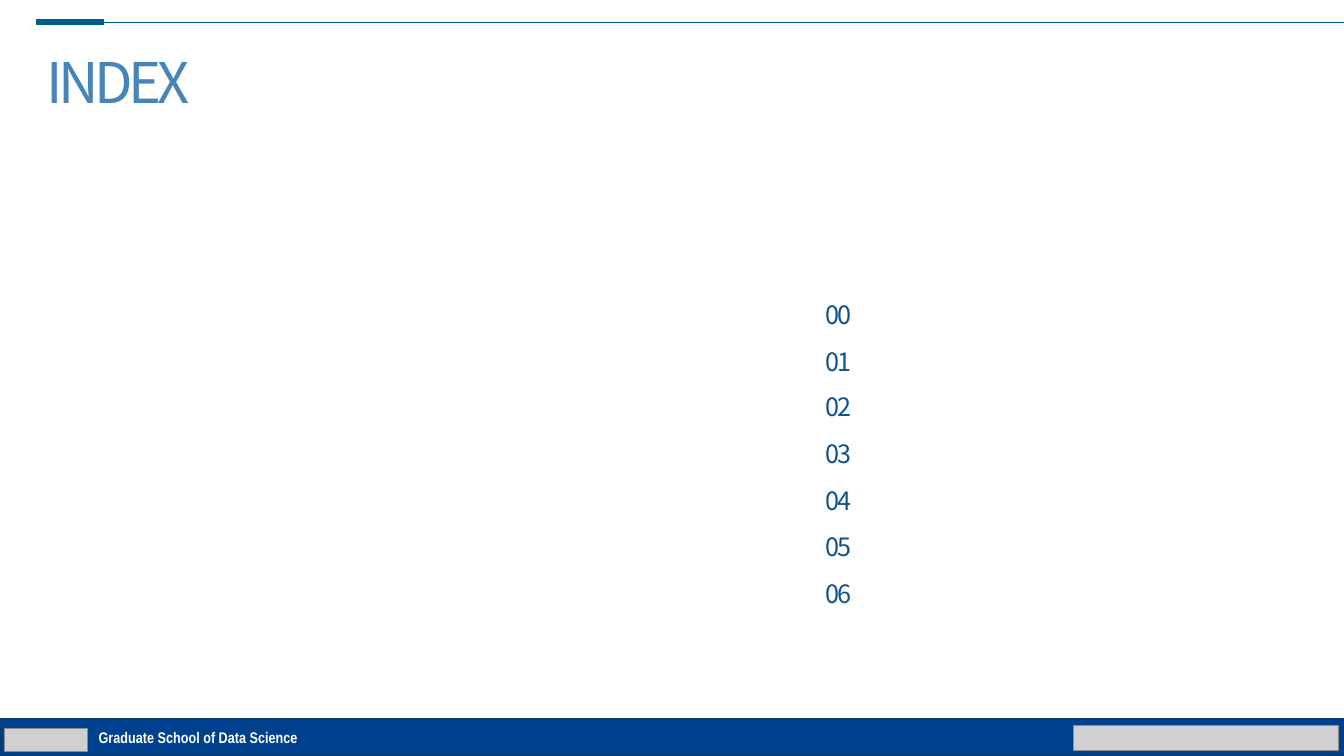
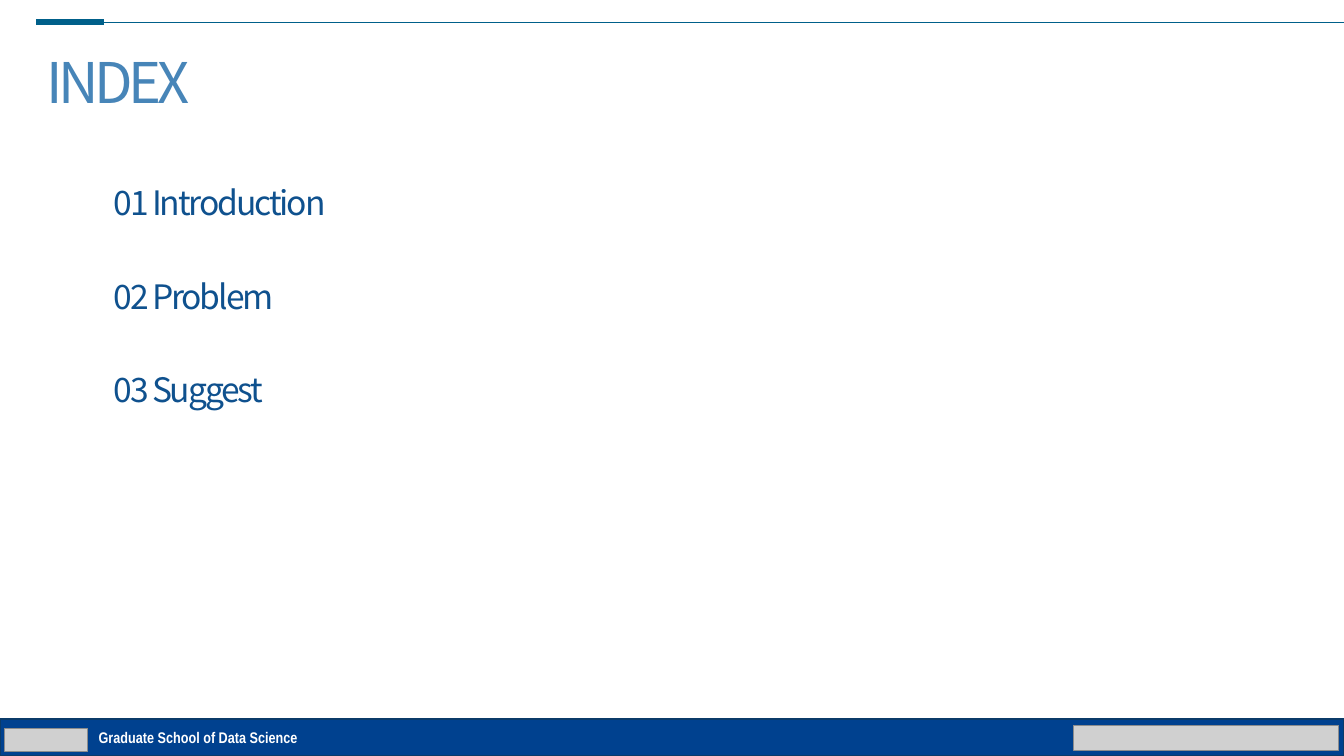
Before and after one commit to gusrn0505/TIL, a slide deck: slide 2 of 씨젠/발표 자료(다듬는 중).pptx. Drawn at 1344x756 pixels with LibreOffice and Linux fonts; fonts in the diff are those of the drawing; grey boxes stand for pictures. Boxes give left, top, right and bottom in pixels: in the first picture for what was removed or moved away, otherwise in the second. Text is boxed around its words. In the diff, an @@ line names an element or a change of style, - is before the commit and + after.

```diff
--- a/씨젠/발표 자료(다듬는 중).pptx
+++ b/씨젠/발표 자료(다듬는 중).pptx
@@ text at (114, 188, 326, 216): text changed; size 18 to 24 pt @@
-01
+01 Introduction
@@ text at (113, 282, 274, 310): text changed; size 18 to 24 pt @@
-02
+02 Problem
@@ text removed at (826, 305, 852, 325) @@
-00
@@ text at (113, 377, 264, 411): text changed; size 18 to 24 pt @@
-03
+03 Suggest
@@ text removed at (826, 491, 852, 511) @@
-04
@@ text removed at (826, 537, 852, 557) @@
-05
@@ text removed at (826, 584, 852, 604) @@
-06
```
Also in this commit, not shown: 9 other slides changed, 2 slides added, 3 slides removed, 1 other file.
